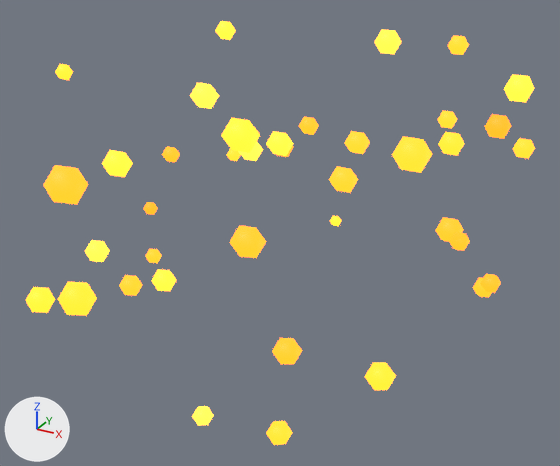
Before and after pictures for a commit that changed the glTF model rider_embers.glb.
Before and after are seen from a 50 mm camera at (4.35, -7.99, 5.19) aimed at (0.07, -0.21, 1.3). Lighting does not change. The marker at lower left points along +X, +Y and +Z. The first picture is the older version.
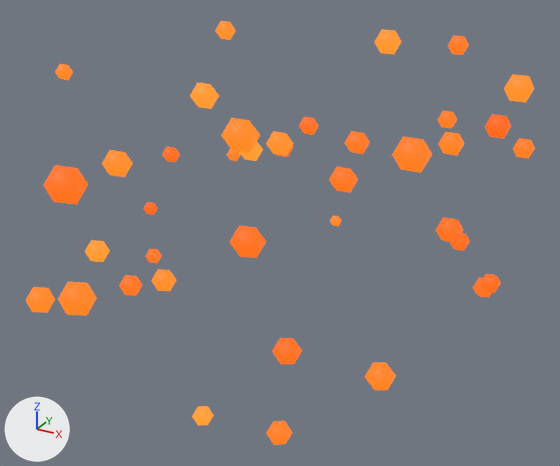
Pixel boxes [x1, y1, x2, y2] of what changed, in the pictures (560 x 466 px):
'Mesh_0', surface changed
    both: [26, 21, 535, 445]

The change, as a list of edits to the scene's bpy script:
```text
Change mat_material_0:
    where n0 = _N.new('ShaderNodeBsdfPrincipled'); n0.name = 'Principled BSDF'
    n0.inputs[28].default_value: 4.0 -> 1.0  # 'Emission Strength'
```
